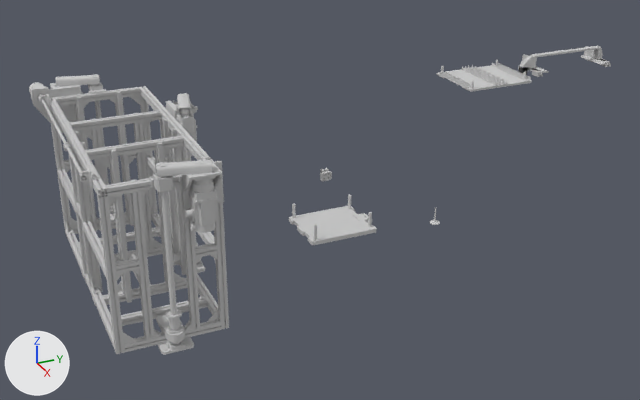
One commit to the FBX model Assets/Project/3D_Object/Storage/料倉.FBX: the scene before it, then after it.
One viewpoint serves both versions: a 50 mm camera at (13.8, -7.26, 6.43) aimed at (0.04, -1.07, -0.45). Every picture has the same lights, and +X, +Y and +Z are marked at lower left. Where no turn or scale is listed for an object, it has been applied to the vertices. Vertices at the same position are counted once.

Before the edit, the objects in view are built like this:
```python
me_mesh = bpy.data.meshes.new('Mesh')
me_mesh.from_pydata(...)  # 4128 vertices, 8204 faces; spans x -0.33..0.35, y -1.15..0.8, z 2.87..3.26
me_mesh.materials.append(mat_01___default)  # light grey #cacaca
me_mesh_001 = bpy.data.meshes.new('Mesh.001')
me_mesh_001.from_pydata(...)  # 3219 vertices, 6484 faces; spans x -0.571..0.571, y -0.66..0.66, z -0.09..0.09
me_mesh_001.materials.append(mat_01___default)  # light grey #cacaca
me_mesh_002 = bpy.data.meshes.new('Mesh.002')
me_mesh_002.from_pydata(...)  # 51664 vertices, 105632 faces; spans x -2.67..2.67, y -1.23..1.23, z 0.16..3.18
me_mesh_002.materials.append(mat_01___default)  # light grey #cacaca
me_mesh_005 = bpy.data.meshes.new('Mesh.005')
me_mesh_005.from_pydata(...)  # 1298 vertices, 2632 faces; spans x -0.571..0.571, y -0.723..0.723, z -0.188..0.188
me_mesh_005.materials.append(mat_01___default)  # light grey #cacaca
ob_body = bpy.data.objects.new('Body', me_mesh_002)
ob_body.location = (0.11, -4.48, -1.42)
ob_料架_底 = bpy.data.objects.new('料架_底', me_mesh_005)
ob_料架_底.location = (0.12, -0.79, -0.81)
ob_料架移動臂 = bpy.data.objects.new('料架移動臂', me_mesh)
ob_料架移動臂.location = (0.11, 4.3, -1.42)
ob_料盤 = bpy.data.objects.new('料盤', me_mesh_001)
ob_料盤.location = (0.69, 1.92, 1.79)
```
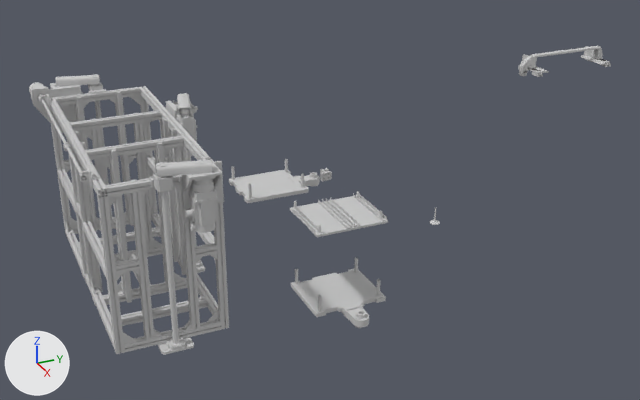
The newer file is also rescaled (x0.394), turned or shifted as a whole; pictures and numbers use the older file's frame.

Pixel boxes [x1, y1, x2, y2] of what changed, in the pictures (640 x 400 px; the box of a moved part takes in the faces that stretch with it):
'料架_底', reshaped (13% shorter): before [289, 194, 377, 245]; after [229, 159, 320, 203]
'料盤', mesh moved: before [437, 60, 532, 92]; after [290, 191, 388, 237]
'料架_底_外側', added: after [291, 258, 386, 328]
part 2 of me_mesh_005, moved or reshaped: before [289, 206, 377, 245]; after [229, 169, 309, 203]
part 3 of me_mesh_005, added: after [304, 175, 320, 187]
part 4 of me_mesh_005, added: after [310, 172, 319, 186]
part 5 of me_mesh_005, added: after [301, 173, 304, 187]
part 6 of me_mesh_005, added: after [248, 184, 252, 199]
part 7 of me_mesh_005, deleted: before [368, 212, 372, 227]
part 8 of me_mesh_005, deleted: before [292, 203, 296, 218]
part 9 of me_mesh_005, deleted: before [348, 194, 351, 209]
part 10 of me_mesh_005, deleted: before [314, 225, 317, 240]
part 11 of me_mesh_002, deleted: before [110, 204, 201, 344]

Edits to the bpy script that builds the scene:
```text
Change me_mesh_002:
    used by ob_body; location = (0.11, -4.48, -1.42)
    remove me_mesh_002.from_pydata(...)  # 51664 vertices, 105632 faces; spans x -2.67..2.67, y -1.23..1.23, z 0.16..3.18
    add me_mesh_002.from_pydata(...)  # 49372 vertices, 100690 faces; spans x -2.67..2.67, y -1.23..1.23, z 0.16..3.18
    me_mesh_002 part 11: 9 loose pieces with 2291 vertices, spanning x -2.47..2.5, y -0.24..1.05, z 0.27..0.76, are deleted
Change me_mesh_005:
    used by ob_料架_底; location = (0.12, -0.79, -0.81)
    remove me_mesh_005.from_pydata(...)  # 1298 vertices, 2632 faces; spans x -0.571..0.571, y -0.723..0.723, z -0.188..0.188
    add me_mesh_005.from_pydata(...)  # 1272 vertices, 2620 faces; spans x -2.474..-1.332, y -1.275..0.522, z -0.154..0.319
    me_mesh_005 part 2: the loose piece of 582 vertices spanning x -0.571..0.571, y -0.723..0.723, z -0.188..-0.112 is moved by (-1.903, -0.552, 0.146)
    me_mesh_005 part 3: a new loose piece of 349 vertices spanning x -2.043..-1.764, y -0.146..0.522, z -0.116..0.011, in mat_01___default (light grey #cacaca)
    me_mesh_005 part 4: a new loose piece of 213 vertices spanning x -2.021..-1.785, y 0.306..0.484, z -0.154..0.082, in mat_01___default (light grey #cacaca)
    me_mesh_005 part 5: a new loose piece of 32 vertices spanning x -1.504..-1.441, y -0.068..-0.005, z 0.034..0.319, in mat_01___default (light grey #cacaca)
    me_mesh_005 part 6: a new loose piece of 32 vertices spanning x -1.426..-1.362, y -1.217..-1.154, z 0.034..0.319, in mat_01___default (light grey #cacaca)
    me_mesh_005 part 7: the loose piece of 179 vertices spanning x 0.4..0.463, y 0.484..0.547, z -0.162..0.188 is deleted
    me_mesh_005 part 8: the loose piece of 179 vertices spanning x -0.532..-0.469, y -0.665..-0.602, z -0.162..0.188 is deleted
    me_mesh_005 part 9: the loose piece of 179 vertices spanning x -0.466..-0.402, y 0.484..0.547, z -0.162..0.188 is deleted
    me_mesh_005 part 10: the loose piece of 179 vertices spanning x 0.478..0.541, y -0.665..-0.602, z -0.162..0.188 is deleted
Change me_mesh_001:
    where me_mesh_001.from_pydata(...)  # 3219 vertices, 6484 faces; spans x -0.571..0.571, y -0.66..0.66, z -0.09..0.09
    used by ob_料盤; location = (0.69, 1.92, 1.79)
    me_mesh_001 part 1: the whole mesh is moved by (0.861, -3.329, -1.761)
Add me_mesh_006:
    me_mesh_006.from_pydata(...)  # 868 vertices, 1756 faces; spans x -0.57..1.06, y -0.66..0.66, z -0.11..0.36
    me_mesh_006.materials.append(mat_01___default)  # light grey #cacaca
Add ob_料架_底_外側:
    ob_料架_底_外側 = bpy.data.objects.new('料架_底_外側', me_mesh_006)
    ob_料架_底_外側.location = (1.55, -1.41, -1.57)
```
